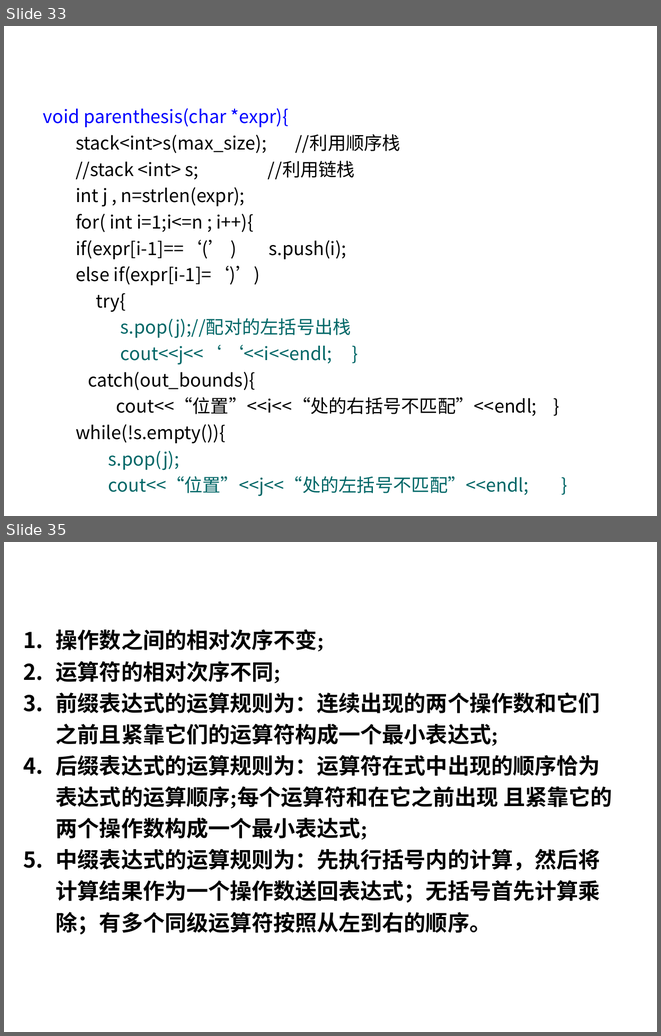
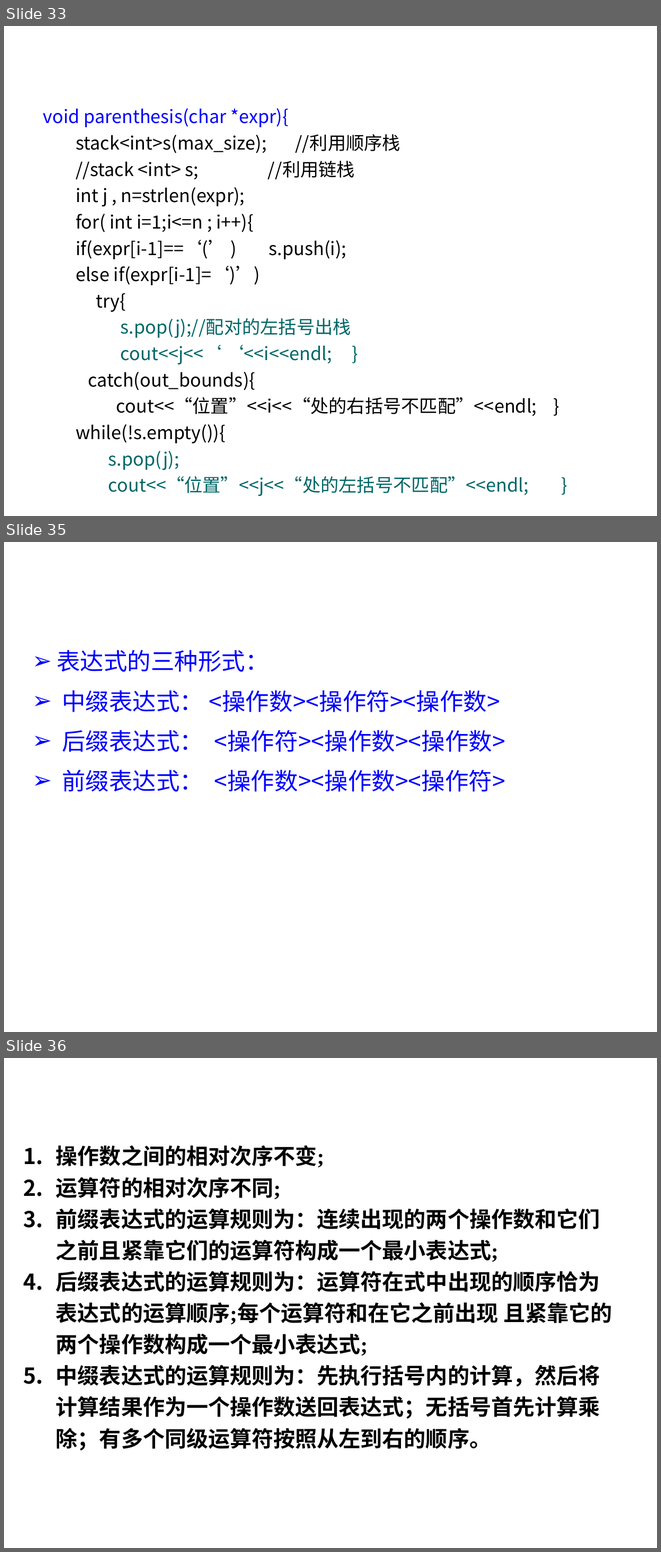
Before and after one commit to basilwang/datastructure, a slide deck: chapter3.ppt. Shown one above the other, each under a label of ours: slides 33 and 35 before the commit, slides 33, 35 and 36 after it; the slides between them are not shown. The pictures are 661x1036 and 661x1552 pixels, drawn with LibreOffice and Linux fonts; fonts in the diff are those of the drawing; background and template pictures are left out. Boxes give left, top, right and bottom in pixels: in the first picture for what was removed or moved away, otherwise in the second. Text is boxed around its words. In the diff, an @@ line names an element or a change of style, - is before the commit and + after.

Commit message:
增加后缀表达式计算例子postfix

```diff
--- a/chapter3.ppt
+++ b/chapter3.ppt
@@ slide 35 added at [4,542,657,1032], background picture (left out) @@
@@ title added at [37,562,624,617], 48 pt, text #FFFFFF, bold @@
+表达式的计算——
@@ text added at [56,650,505,792], 26 pt, text #0000FF @@
+➢ 表达式的三种形式：
+➢ 中缀表达式： <操作数><操作符><操作数>
+➢ 后缀表达式： <操作符><操作数><操作数>
+➢ 前缀表达式： <操作数><操作数><操作符>
@@ what was slide 35 is now slide 36 @@
```
Also in this commit, not shown: 11 slides changed, 19 other files.
